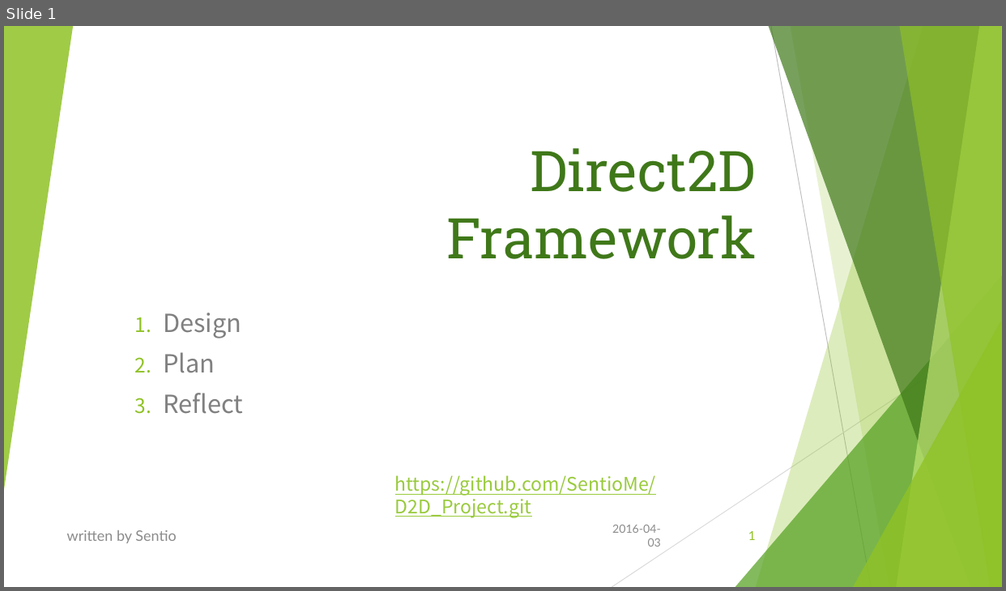
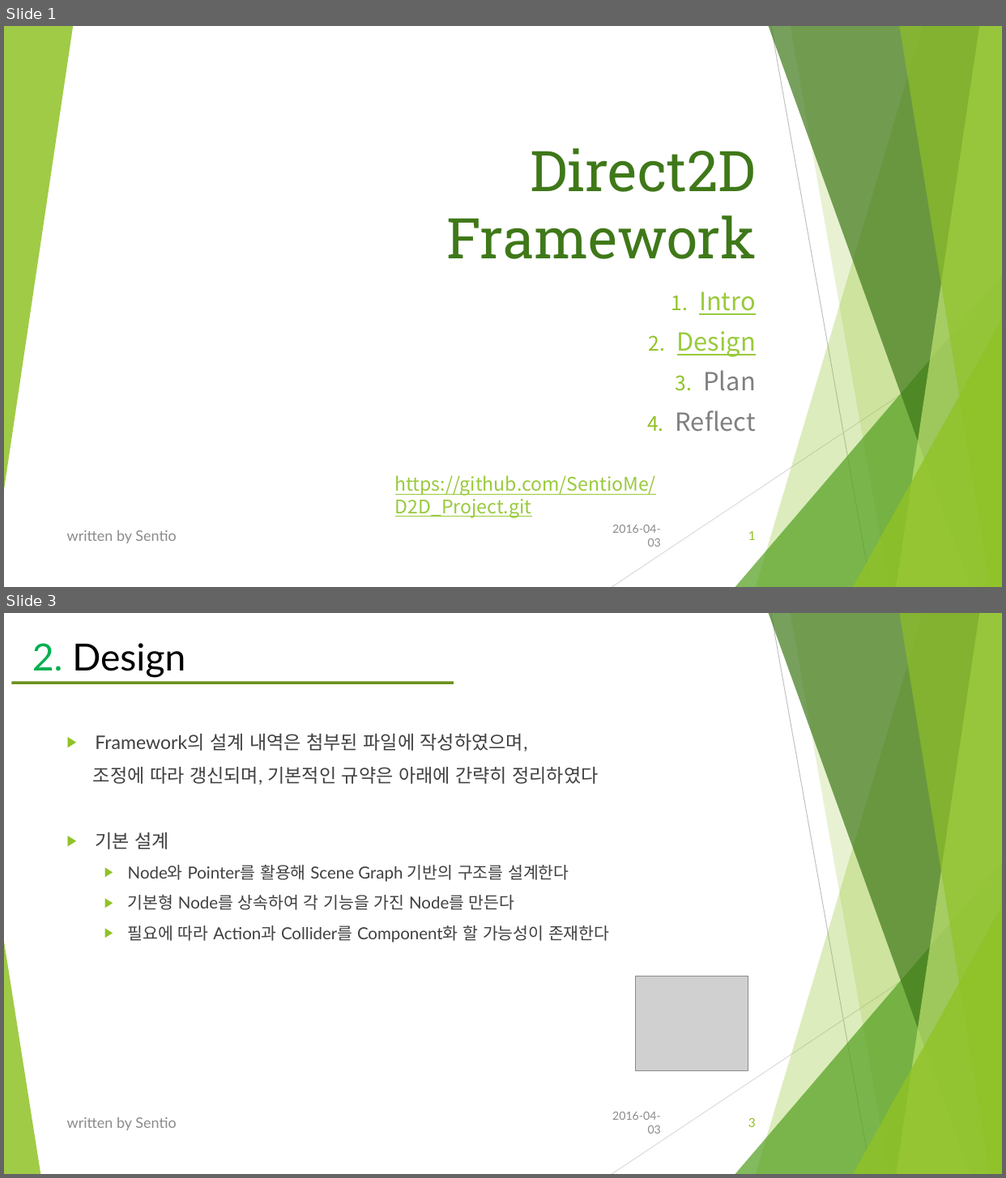
Before and after one commit to SentioMe/D2D_Project, a slide deck: Direct2D_Framework plan.pptx. Shown one above the other, each under a label of ours: slide 1 before the commit, slides 1 and 3 after it; the slides between them are not shown. The pictures are 1006x591 and 1006x1178 pixels, drawn with LibreOffice and Linux fonts; fonts in the diff are those of the drawing; grey boxes stand for pictures. Boxes give left, top, right and bottom in pixels: in the first picture for what was removed or moved away, otherwise in the second. Text is boxed around its words. In the diff, an @@ line names an element or a change of style, - is before the commit and + after.

Commit message:
0.0.2
1) Write a xlsx file for Framework design
2) Update a plan pptx file

```diff
--- a/Direct2D_Framework plan.pptx
+++ b/Direct2D_Framework plan.pptx
@@ slide 3 added at <box>4,613,1002,1174</box>, background #FFFFFF; not listed: 9 template elements that a slide beside it also shows @@
@@ title added at <box>32,643,185,678</box>, 36 pt, text #000000 @@
+2. Design
@@ rectangle added at <box>11,681,454,684</box>, fill #6C921D @@
@@ text added at <box>93,734,609,943</box>, 16 pt, text #404040 @@
+▶ Framework의 설계 내역은 첨부된 파일에 작성하였으며,
+조정에 따라 갱신되며, 기본적인 규약은 아래에 간략히 정리하였다
+▶ 기본 설계
+  ▶ Node와 Pointer를 활용해 Scene Graph 기반의 구조를 설계한다
+  ▶ 기본형 Node를 상속하여 각 기능을 가진 Node를 만든다
+  ▶ 필요에 따라 Action과 Collider를 Component화 할 가능성이 존재한다
@@ triangle added at <box>4,942,40,1174</box>, fill #90C226 at 85% opacity @@
@@ picture added at <box>636,977,748,1071</box> @@
@@ text added at <box>67,1118,176,1131</box>, 14 pt, text #8C8C8C @@
+written by Sentio
@@ text added at <box>612,1112,661,1134</box>, 11 pt, text #8C8C8C @@
+2016-04-03
@@ page number added at <box>748,1118,756,1127</box>, 12 pt, text #90C226 @@
+3
@@ slide 1 changed as well @@
@@ subtitle "Intro": place and size @@
-subtitle "Intro" at <box>163,313,243,414</box>
+subtitle "Intro" at <box>675,292,756,432</box>
@@ subtitle at <box>699,292,756,315</box>: paragraph added @@
+1. Intro
@@ subtitle at <box>675,331,756,432</box>: text colour #808080 to #99CA3C, underline on in "Design"; alignment left to right @@
```
Also in this commit, not shown: 2 other slides added, 1 other file.
